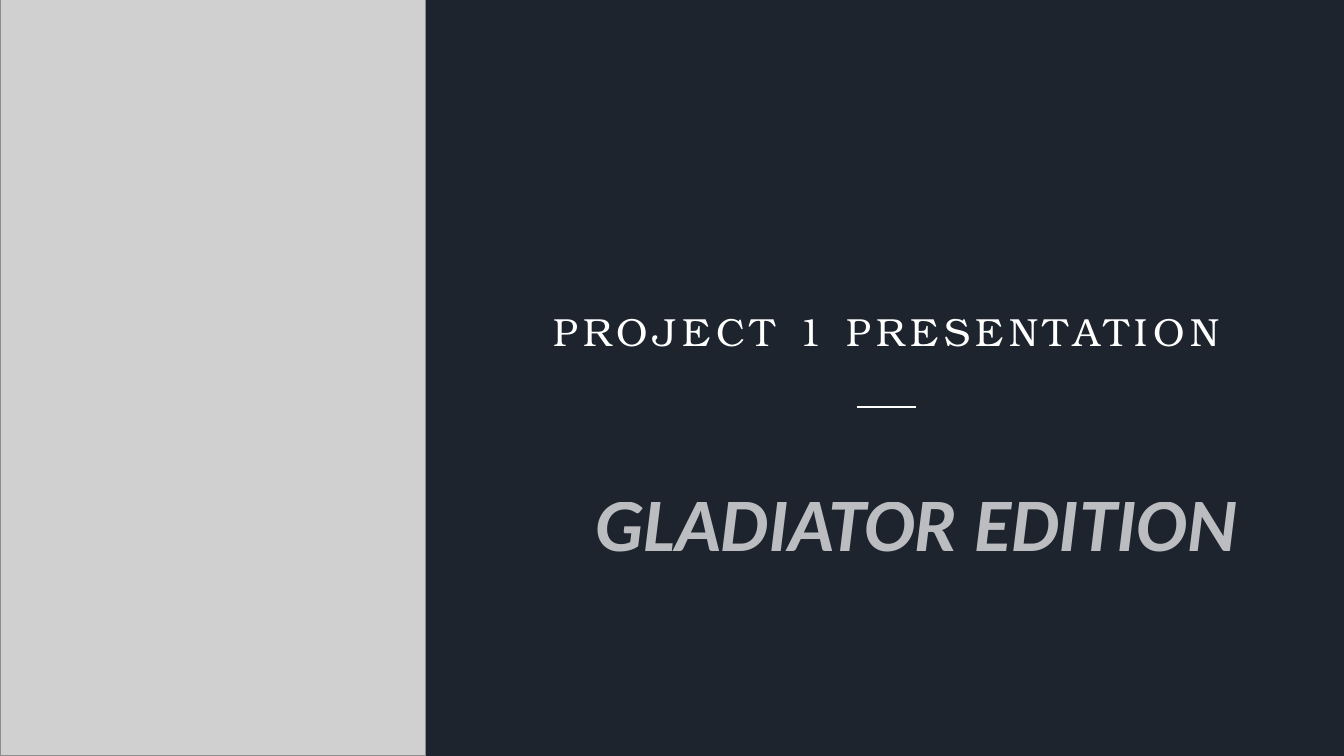
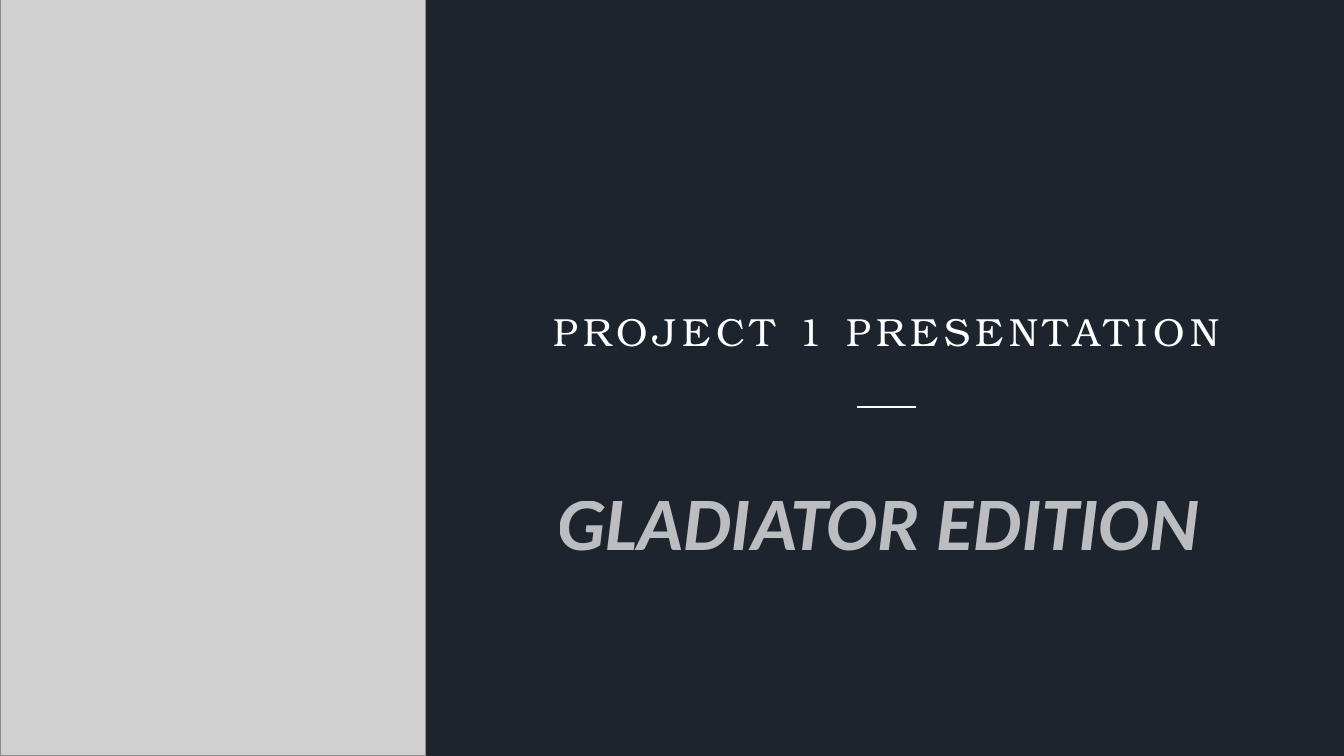
Before and after one commit to Strformor/the_gladiators, a slide deck: slide 1 of Project 1 presentation.pptx. Drawn at 1344x756 pixels with LibreOffice and Linux fonts; fonts in the diff are those of the drawing; grey boxes stand for pictures. Boxes give left, top, right and bottom in pixels: in the first picture for what was removed or moved away, otherwise in the second. Text is boxed around its words. In the diff, an @@ line names an element or a change of style, - is before the commit and + after.

```diff
--- a/Project 1 presentation.pptx
+++ b/Project 1 presentation.pptx
@@ subtitle "GLADIATOR EDITION": place and size @@
-subtitle "GLADIATOR EDITION" at (595,502,1236,552)
+subtitle "GLADIATOR EDITION" at (558,501,1199,551)
```
Also in this commit, not shown: 3 other slides changed, 2 slides added, 1 slide removed.
